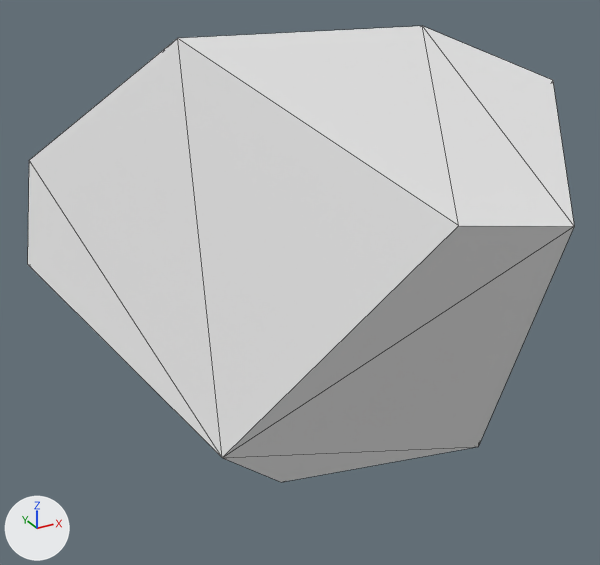
What one commit did to the OBJ model assets/pieces/daikon_train/daikon_0022.obj.
Before and after are seen from a camera (50 mm lens) standing at (-0.0254, -0.0428, 0.0207) and looking at (-0.0029, -0.0018, 0.0002). The axes (+X, +Y, +Z) are drawn at lower left. The lights are the same throughout. The older version comes first. Mesh edges are drawn as thin lines. Where no turn or scale is listed for an object, it has been applied to the vertices.

Objects in the first picture: 'daikon_0022'.
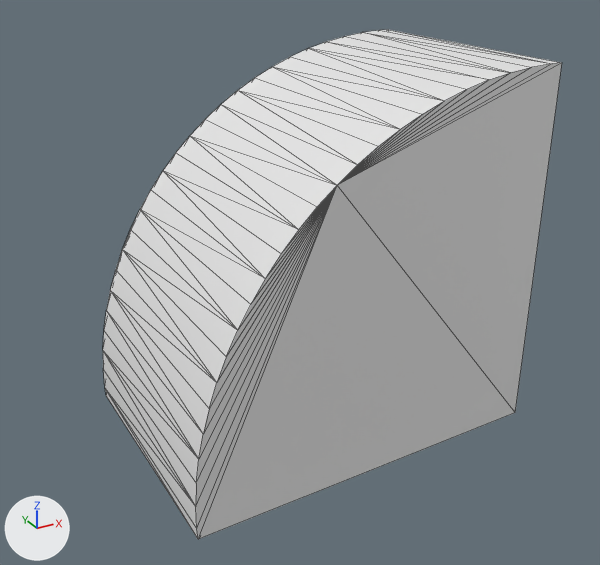
Changed parts and their boxes [x1, y1, x2, y2] in the pictures (600 x 565 px):
'daikon_0022', reshaped (16% narrower, 12% taller): before [28, 26, 574, 482]; after [103, 30, 562, 539]

The change in detail:
me_daikon_0022 is used by ob_daikon_0022; location (0.0, 0.0, 0.0).
me_daikon_0022 had 20 vertices, 36 faces and spanned x -0.0171..0.0138, y -0.0171..0.0111, z -0.016..0.0146.
me_daikon_0022 now has 56 vertices, 108 faces and spans x -0.013..0.01, y -0.0085..0.0085, z -0.0105..0.0133.
me_daikon_0022 part 1: the whole mesh is rebuilt.
